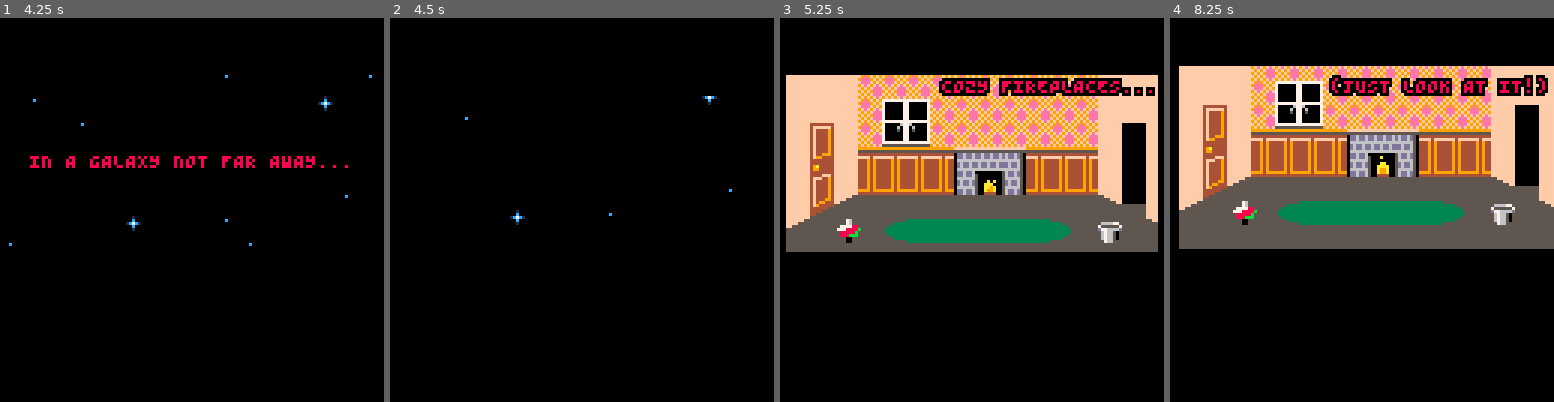
Above: before the commit, frames 1-4 (left to right).
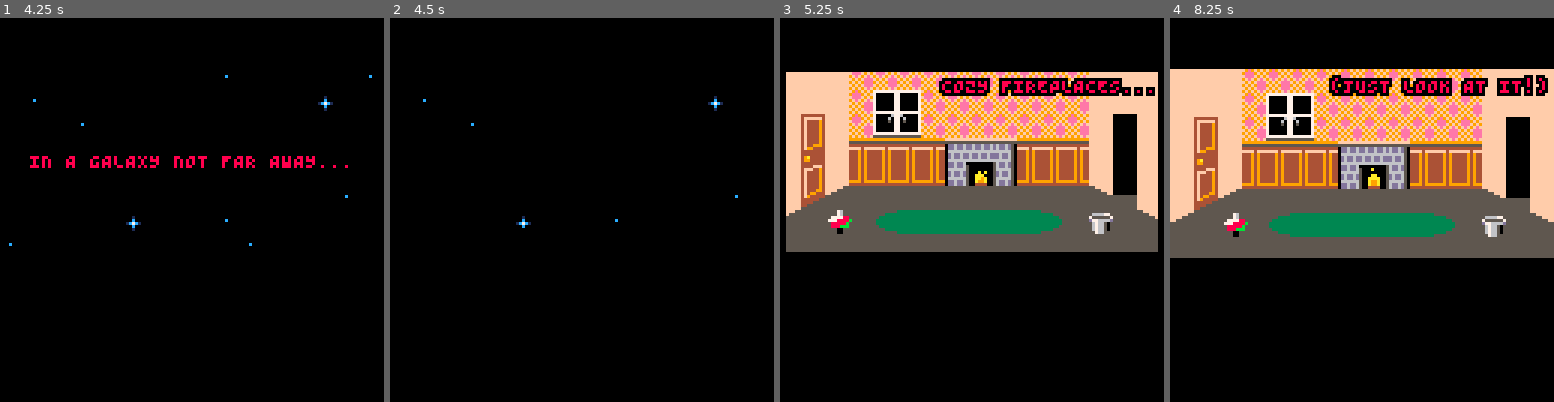
Above: after the commit, the same moments.

Repository: Liquidream/scumm-8
Game: PICO-8 cartridge scumm-8.p8
The game is run twice, just before and just after one commit, with the same random seed, the same clock (stepped at 60 frames per second) and the same inputs.
Inputs (mouse positions are in pixels of both pictures, inside the frame that each line leads up to):
- Up to frame 1 (4.25 s): tap X (X key) at 0.33, 1.07, 1.85, 2.97, 4.08 s; click (280, 121) at 0.67 s; tap O (Z key) at 0.7, 1.7, 2.1, 2.5, 2.9, 3.3, 3.7, 4.1 s; click (46, 267) at 1.22 s; hold Right 1.6-2.1 s; click (107, 114) at 1.77 s; hold Up 2.15-2.42 s; click (172, 259) at 2.32 s; hold Right 2.47-3.03 s; click (234, 106) at 2.87 s; hold Left 3.08-3.58 s; click (295, 256) at 3.42 s; hold Down 3.63-3.97 s; click (61, 102) at 3.97 s; hold Right from 4.02 s (still down)
- Up to frame 2 (4.5 s): keep holding Right
- Up to frame 3 (5.25 s): tap O (Z key) at 4.5, 4.9 s; click (902, 248) at 4.52 s; release Right at 4.68 s; hold Up 4.73-5.03 s; click (964, 94) at 5.07 s; hold Left from 5.08 s (still down); tap X (X key) at 5.2 s
- Up to frame 4 (8.25 s): tap O (Z key) every 0.4 s from 5.3 to 8.1 s; click (1419, 244) at 5.62 s; release Left at 5.68 s; hold Down 5.73-6.03 s; hold Right 6.08-6.58 s; click (1481, 90) at 6.17 s; tap X (X key) at 6.32, 7.43 s; hold Right 6.63-7.13 s; click (1246, 236) at 6.72 s; hold Up 7.18-7.45 s; click (1308, 83) at 7.27 s; hold Right 7.5-8.07 s; click (1369, 229) at 7.82 s; hold Left from 8.12 s (still down)

Frame 1 is identical in both runs. In frame 2, 0.2% of the frame differs, in the area x 8-91%, y 20-55%; in frame 3, 18%; in frame 4, 26%, in the area x 0-100%, y 12-63%.

Commit message:
Improved shake

Diff:
--- a/scumm-8.p8
+++ b/scumm-8.p8
@@ -112,8 +112,8 @@
 							break_time(50)
 							print_line("in a galaxy not far away...",64,45,8,1)
 
+							change_room(rooms.first_room, 1)
 							shake(true)
-							change_room(rooms.first_room, 1)
 							start_script(rooms.first_room.scripts.spin_top, true)
 							print_line("cozy fireplaces...",90,20,8,1)
 							print_line("(just look at it!)",90,20,8,1)
@@ -882,8 +882,6 @@
 	if enabled then
 		-- enable the camera shake
 		cam_shake_amount = 1
-	else
-		cam_shake_amount = 0.95
 	end
 	-- enable/disable shake, which will fade out
 	cam_shake = enabled
@@ -1508,10 +1506,7 @@
 --cam_following_actor = selected_actor
 cam_pan_to_x = nil	-- target pos to pad camera to
 cam_script = nil	-- active camera logic script (pan-to, follow, etc.)
-cam_shake = false
 cam_shake_amount = 0
-cam_shake_x = 0
-cam_shake_y = 0
 
 cursor_x = screenwidth / 2
 cursor_y = screenheight / 2
@@ -1618,13 +1613,13 @@
 	check_collisions()
 
 	-- update camera shake (if active)
-	cam_shake_x = 4-rnd(8)
- 	cam_shake_y = 4-rnd(8)
+	cam_shake_x = 1.5-rnd(3)
+ 	cam_shake_y = 1.5-rnd(3)
 	cam_shake_x *= cam_shake_amount
   cam_shake_y *= cam_shake_amount
 	if not cam_shake then
-		cam_shake_amount = cam_shake_amount * 0.95
- 		if (cam_shake_amount < 0.05) then cam_shake_amount = 0 end
+		cam_shake_amount *= 0.90
+ 		if cam_shake_amount < 0.05 then cam_shake_amount = 0 end
 	end
 end
 
